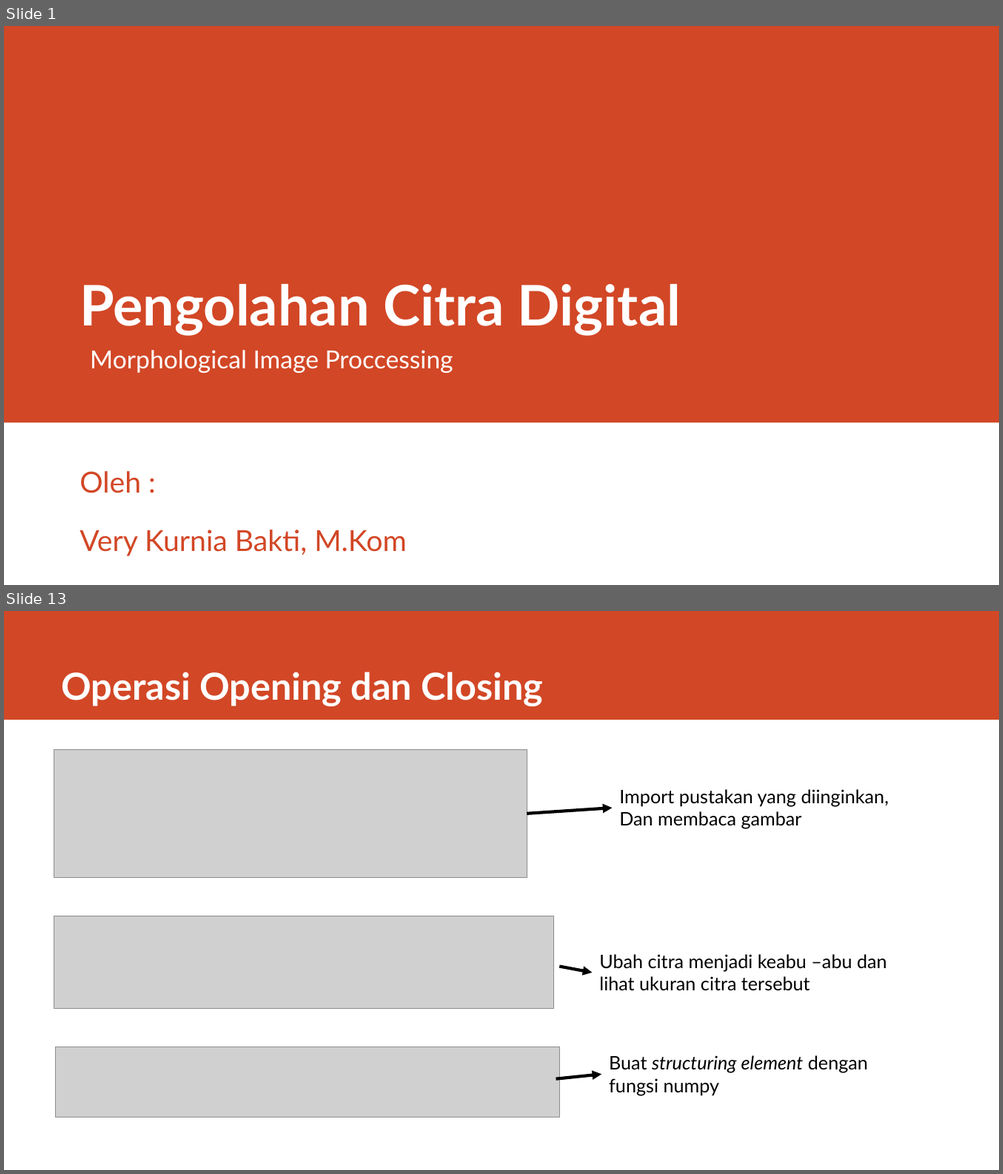
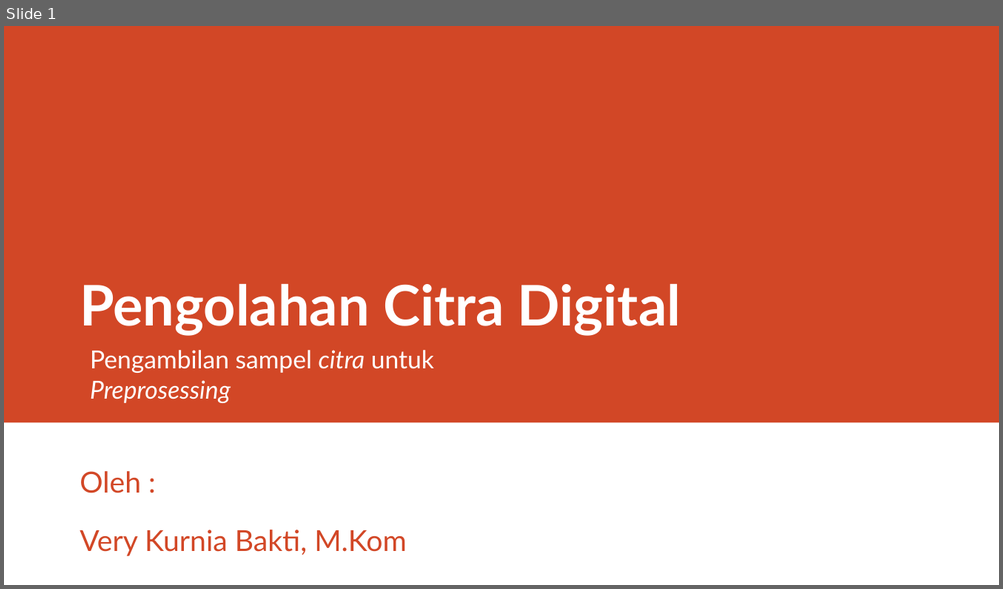
Before and after one commit to rizalarfani/Pengolahan-Citra-Digital-PCD-, a slide deck: Materi/Morphological Image Proccessing.pptx. Shown one above the other, each under a label of ours: slides 1 and 13 before the commit, slide 1 after it; the slides between them are not shown. The pictures are 1003x1174 and 1003x589 pixels, drawn with LibreOffice and Linux fonts; fonts in the diff are those of the drawing; grey boxes stand for pictures. Boxes give left, top, right and bottom in pixels: in the first picture for what was removed or moved away, otherwise in the second. Text is boxed around its words. In the diff, an @@ line names an element or a change of style, - is before the commit and + after.

Commit message:
add: materi pengambilan sampel dataset ppt

```diff
--- a/Materi/Morphological Image Proccessing.pptx
+++ b/Materi/Morphological Image Proccessing.pptx
@@ slide 13 removed at box(4, 611, 999, 1170), background #FFFFFF @@
@@ rectangle removed at box(4, 611, 999, 720) @@
@@ title removed at box(61, 672, 543, 706) @@
-Operasi Opening dan Closing
@@ picture removed at box(54, 750, 527, 878) @@
@@ arrow removed from (527, 814) to (612, 808) @@
@@ text removed at box(619, 789, 888, 829) @@
-Import pustakan yang diinginkan,
-Dan membaca gambar
@@ picture removed at box(54, 916, 554, 1008) @@
@@ text removed at box(599, 954, 887, 991) @@
-Ubah citra menjadi keabu –abu dan lihat ukuran citra tersebut
@@ arrow removed from (559, 967) to (592, 973) @@
@@ picture removed at box(56, 1048, 560, 1118) @@
@@ arrow removed from (556, 1079) to (602, 1074) @@
@@ text removed at box(609, 1056, 868, 1096) @@
-Buat structuring element dengan fungsi numpy
@@ slide 1 changed as well @@
@@ text at box(90, 350, 434, 403): text changed @@
-Morphological Image Proccessing
+Pengambilan sampel citra untuk Preprosessing
```
Also in this commit, not shown: 1 other slide changed, 11 slides added, 12 other slides removed, 13 other files.
